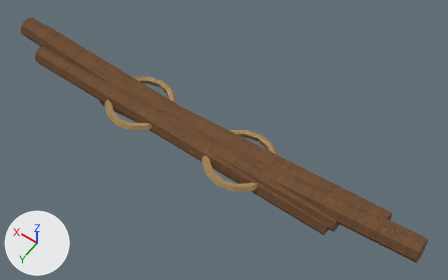
What one commit did to the OBJ model Assets/ProjectOEN/ProductionArt/Meshes/props_tools/pr-003_wood_poles_bundle__bundle.obj.
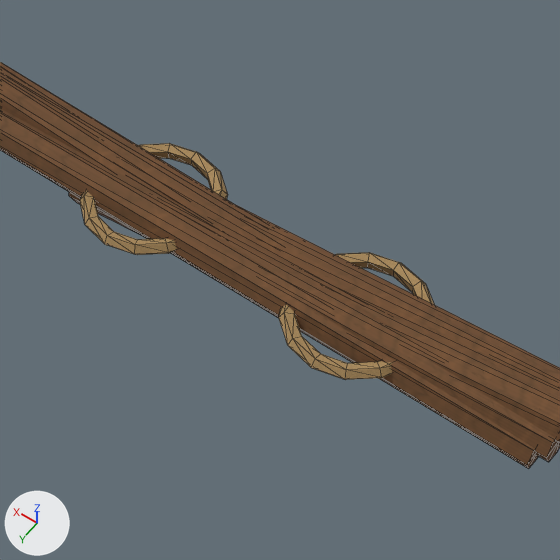
Old and new are each drawn whole from a 50 mm lens placed at (-1.003, 1.162, 2.03), pointed at (-0.147, -0.037, 0.145) and again close up on the part from 15% to 76% of the width and 2% to 100% of the height. The axes (+X, +Y, +Z) are drawn at lower left. The lights are the same throughout. The older version's two pictures come first. The close-ups show mesh edges as thin lines. Where no turn or scale is listed for an object, it has been applied to the vertices. Vertices at exactly the same position are counted once.

Objects in the first close-up: 'pr-003_wood_poles_bundle__bundle'.
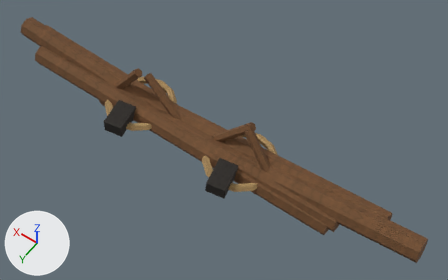
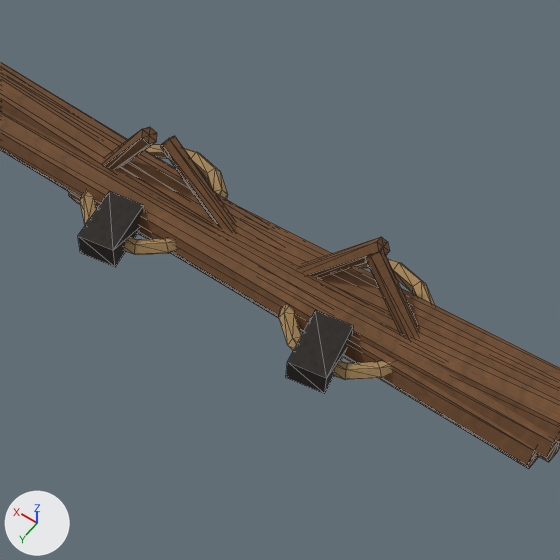
Where the change shows, as pixel boxes (x1, y1, x2, y2) in the close-ups (560 x 560 px):
part 1 of me_pr_003_wood_poles_bundle__bundle, added (brown): after (365, 250, 419, 339)
part 2 of me_pr_003_wood_poles_bundle__bundle, added (brown): after (299, 237, 389, 278)
part 3 of me_pr_003_wood_poles_bundle__bundle, added (brown): after (160, 136, 237, 232)
part 4 of me_pr_003_wood_poles_bundle__bundle, added (brown): after (103, 127, 157, 170)
part 5 of me_pr_003_wood_poles_bundle__bundle, added: after (78, 191, 354, 394)

Patch to the scene script:
```diff
--- a/Assets/ProjectOEN/ProductionArt/Meshes/props_tools/pr-003_wood_poles_bundle__bundle.obj.py
+++ b/Assets/ProjectOEN/ProductionArt/Meshes/props_tools/pr-003_wood_poles_bundle__bundle.obj.py
@@ img_char_albedo_png @@
+img_char_albedo_png = load_image('char_albedo.png', '../../Materials/Textures/char_albedo.png', 1024, 1024, 'sRGB')
@@ mat_char @@
+mat_char = principled_material('Char')
+mat_char.texture = img_char_albedo_png
+mat_char.roughness = 0.89
@@ me_pr_003_wood_poles_bundle__bundle @@
 # used by ob_pr_003_wood_poles_bundle__bundle; location = (0.0, 0.0, 0.0)
-me_pr_003_wood_poles_bundle__bundle.from_pydata(...)  # 248 vertices, 472 faces; spans x -0.97..0.89, y -0.15..0.15, z 0.01..0.25
+me_pr_003_wood_poles_bundle__bundle.from_pydata(...)  # 320 vertices, 592 faces; spans x -0.97..0.89, y -0.15..0.19, z 0.01..0.31
+# me_pr_003_wood_poles_bundle__bundle part 1: a new loose piece of 14 vertices spanning x -0.48..-0.24, y -0.06..0.06, z 0.07..0.29, in mat_wood (picture img_wood_albedo_png)
+# me_pr_003_wood_poles_bundle__bundle part 2: a new loose piece of 14 vertices spanning x -0.27..-0.03, y -0.08..0.03, z 0.07..0.29, in mat_wood (picture img_wood_albedo_png)
+# me_pr_003_wood_poles_bundle__bundle part 3: a new loose piece of 14 vertices spanning x -0.03..0.25, y -0.07..0.02, z 0.09..0.27, in mat_wood (picture img_wood_albedo_png)
+# me_pr_003_wood_poles_bundle__bundle part 4: a new loose piece of 14 vertices spanning x 0.23..0.45, y -0.04..0.03, z 0.05..0.31, in mat_wood (picture img_wood_albedo_png)
+# me_pr_003_wood_poles_bundle__bundle part 5
+# 16 vertices are added at x -0.3..0.29, y 0.05..0.19, z 0.13..0.19
+# 24 new faces join them, mat_char (picture img_char_albedo_png)
 me_pr_003_wood_poles_bundle__bundle.materials.append(mat_wood)
 me_pr_003_wood_poles_bundle__bundle.materials.append(mat_rope)
+me_pr_003_wood_poles_bundle__bundle.materials.append(mat_char)  # picture img_char_albedo_png
```
